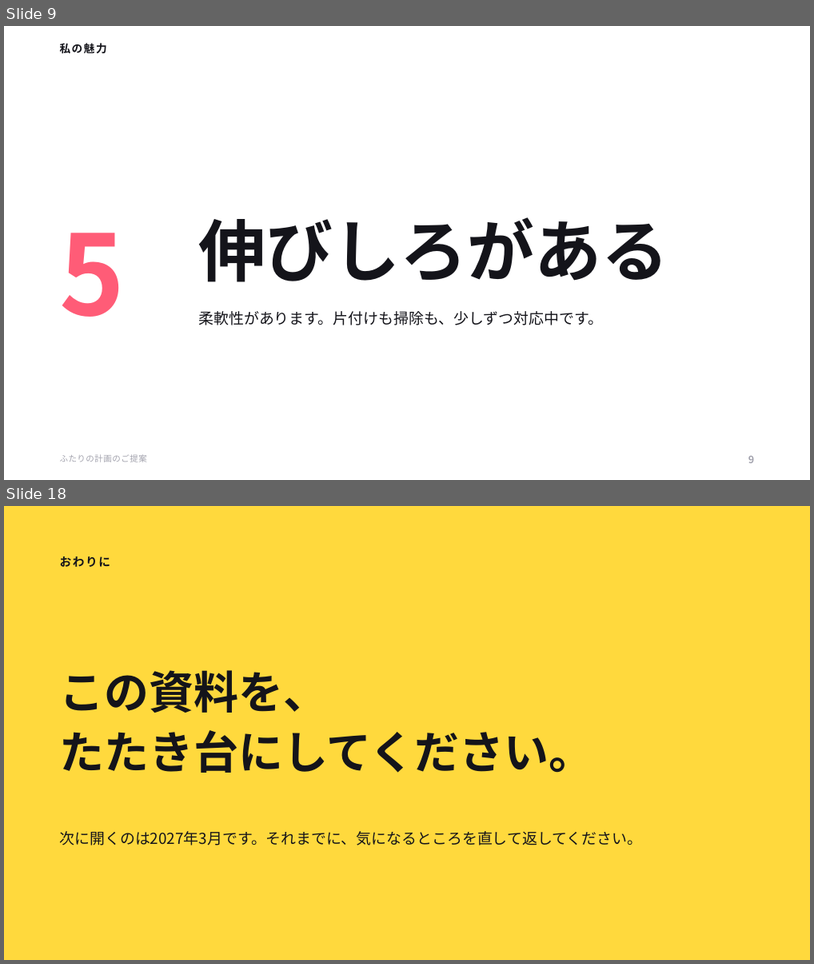
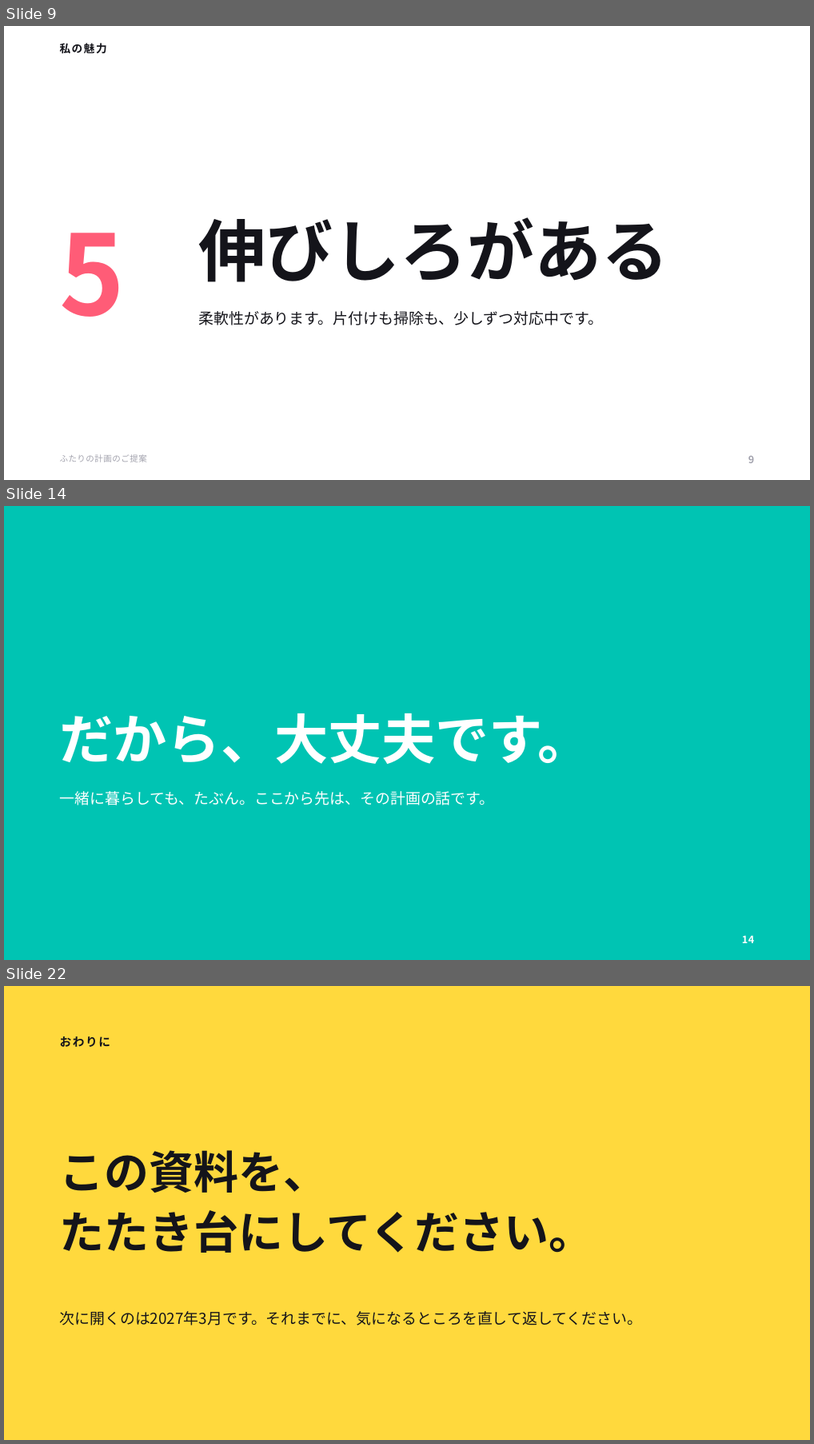
Before and after one commit to ayaka1933-glitch/portfolio, a slide deck: proposal/ふたりの計画のご提案.pptx. Shown one above the other, each under a label of ours: slides 9 and 18 before the commit, slides 9, 14 and 22 after it; the slides between them are not shown. The pictures are 814x964 and 814x1444 pixels, drawn with LibreOffice and Linux fonts; fonts in the diff are those of the drawing. Boxes give left, top, right and bottom in pixels: in the first picture for what was removed or moved away, otherwise in the second. Text is boxed around its words. In the diff, an @@ line names an element or a change of style, - is before the commit and + after.

```diff
--- a/proposal/ふたりの計画のご提案.pptx
+++ b/proposal/ふたりの計画のご提案.pptx
@@ slide 14 added at <box>4,506,810,960</box>, background #00C4B3 @@
@@ text added at <box>60,713,592,764</box>, 64 pt, text #FFFFFF, bold @@
+だから、大丈夫です。
@@ text added at <box>60,791,495,805</box>, 18 pt, text #FFFFFF @@
+一緒に暮らしても、たぶん。ここから先は、その計画の話です。
@@ text added at <box>742,935,754,943</box>, 12 pt, text #FFFFFF, bold @@
+14
@@ what was slide 18 is now slide 22 @@
```
Also in this commit, not shown: 10 slides changed, 3 other slides added, 4 other files.
